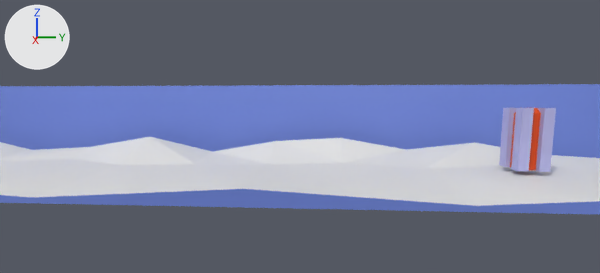
Renders of the Blender file bin/Levels/road_back.blend from each side of a commit.
One viewpoint serves both versions: the file's camera 'Cam_background'. Every picture has the same lights, and +X, +Y and +Z are marked at upper left.
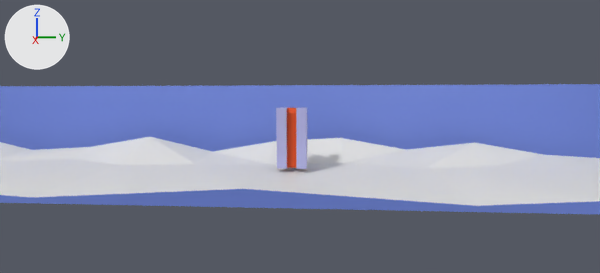
Changed parts and their boxes [x1, y1, x2, y2] in the pictures (600 x 273 px):
'Cube.001', moved
    before: [499, 108, 556, 172]
    after: [276, 108, 307, 169]

What changed in the scene script:
```text
Change ob_cube_001:
    ob_cube_001.location: (4.0, 0.0, 4.0) -> (4.0, -47.0, 4.0)
```
